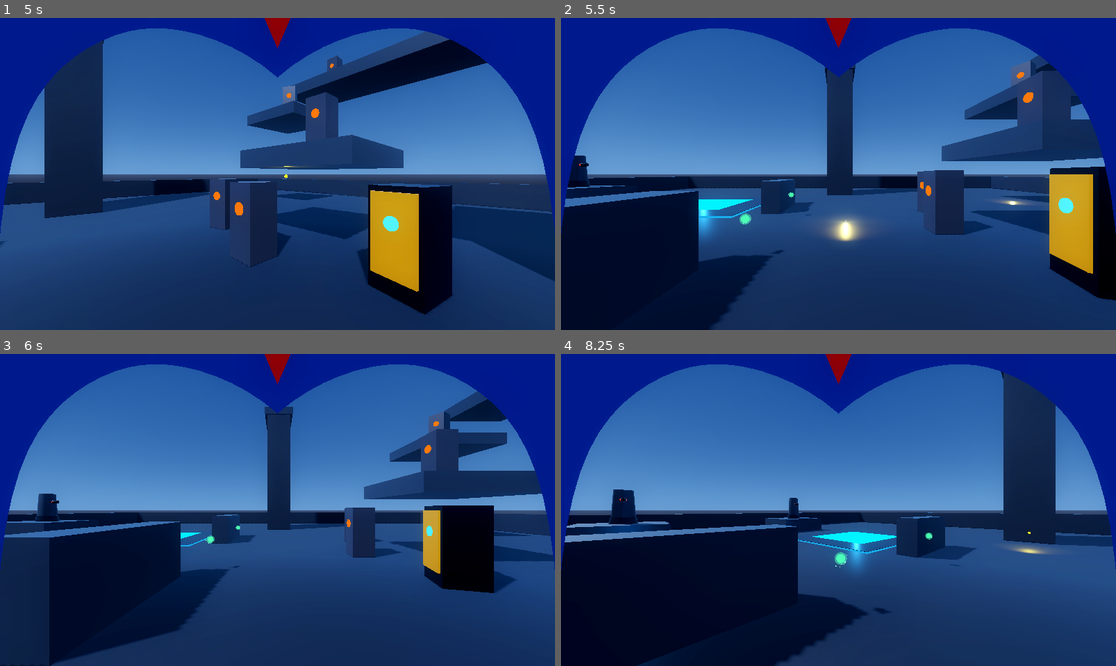
Above: before the commit, frames 1-4 (two rows, left to right).
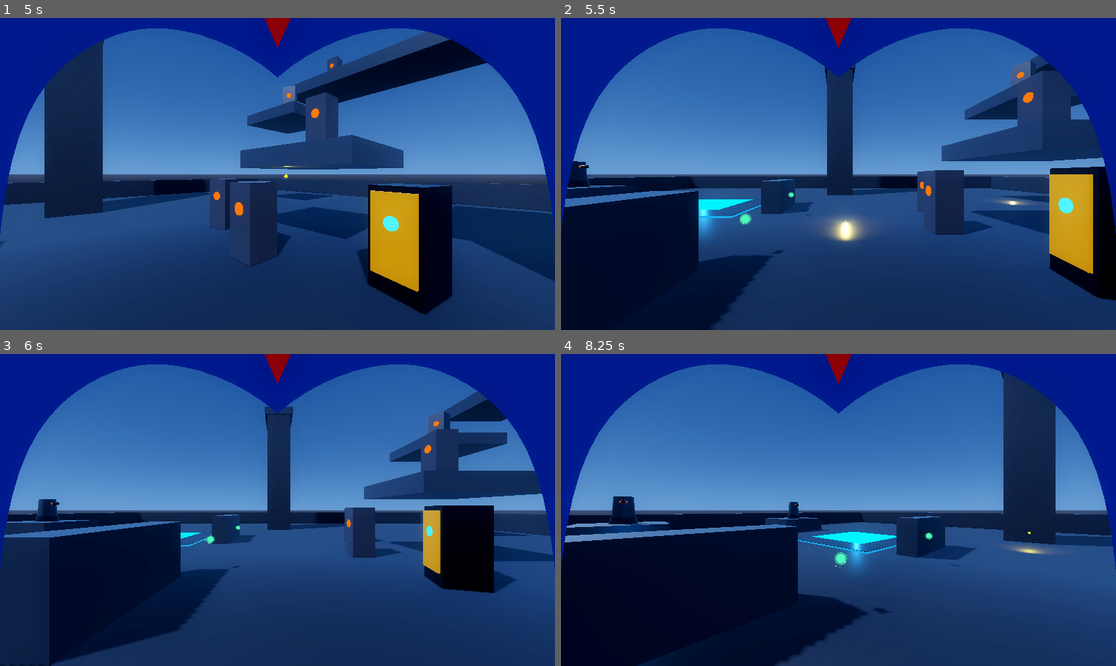
Above: after the commit, the same moments.

Repository: b6-stack/mega-man-x-remade
Game: Godot game, scene res://scenes/test_arena.tscn
The game is run twice, just before and just after one commit, with the same random seed, the same clock (stepped at 60 frames per second) and the same inputs.
Inputs (mouse positions are in pixels of both pictures, inside the frame that each line leads up to):
- Up to frame 1 (5 s): tap Enter (ui_accept) at 0.5, 0.77, 1.07, 3.77, 4.07 s; move the mouse to (399, 158) at 0.52 s; hold D 0.53-1.25 s; hold Space 0.53-1.25 s; click (399, 158) at 0.67 s; drag from (166, 189) to (249, 236) at 1.27 s; move the mouse to (333, 105) at 2.02 s; hold D 2.03-2.75 s; hold Q 2.03-2.75 s; drag from (249, 236) to (111, 127) at 2.77 s; move the mouse to (444, 220) at 3.52 s; hold A 3.53-4.25 s; hold Space 3.53-4.25 s; drag from (111, 127) to (194, 96) at 4.27 s
- Up to frame 2 (5.5 s): move the mouse to (866, 174) at 5.02 s; hold S from 5.03 s (still down); hold Q from 5.03 s (still down); click (866, 174) at 5.17 s
- Up to frame 3 (6 s): release S at 5.75 s; release Q at 5.75 s; drag from (194, 432) to (166, 525) at 5.77 s
- Up to frame 4 (8.25 s): move the mouse to (960, 494) at 6.52 s; hold W 6.53-7.25 s; hold Space 6.53-7.25 s; tap Enter (ui_accept) at 6.77, 7.07 s; drag from (727, 525) to (810, 572) at 7.27 s; move the mouse to (894, 441) at 8.02 s; hold S from 8.03 s (still down); hold Q from 8.03 s (still down)

Frame 1 is identical in both runs. In frame 2, less than 0.1% of the frame differs, in the area x 2-11%, y 44-54%; in frame 3, less than 0.1%; in frame 4, 0.2%, in the area x 9-48%, y 43-57%.

Commit message:
fix(combat): center turret aim pivot at barrel axis to hit chest directly and enforce single-point heal on small pickup

Diff:
--- a/scenes/shooting_target_dummy.tscn
+++ b/scenes/shooting_target_dummy.tscn
@@ -66,19 +66,19 @@
 mesh = SubResource("CylinderMesh_pedestal")
 
 [node name="TurretHead" type="Node3D" parent="."]
-transform = Transform3D(1, 0, 0, 0, 1, 0, 0, 0, 1, 0, 0.35, 0)
+transform = Transform3D(1, 0, 0, 0, 1, 0, 0, 0, 1, 0, 1.1, 0)
 
 [node name="MeshInstance3D" type="MeshInstance3D" parent="TurretHead"]
-transform = Transform3D(1, 0, 0, 0, 1, 0, 0, 0, 1, 0, 0.675, 0)
+transform = Transform3D(1, 0, 0, 0, 1, 0, 0, 0, 1, 0, -0.4, 0)
 mesh = SubResource("CylinderMesh_body")
 
 [node name="CannonEye" type="MeshInstance3D" parent="TurretHead"]
-transform = Transform3D(1, 0, 0, 0, 1, 0, 0, 0, 1, 0, 0.85, -0.32)
+transform = Transform3D(1, 0, 0, 0, 1, 0, 0, 0, 1, 0, 0, -0.32)
 mesh = SubResource("SphereMesh_eye")
 
 [node name="Barrel" type="MeshInstance3D" parent="TurretHead"]
-transform = Transform3D(1, 0, 0, 0, -4.37114e-08, 1, 0, -1, -4.37114e-08, 0, 0.85, -0.48)
+transform = Transform3D(1, 0, 0, 0, -4.37114e-08, 1, 0, -1, -4.37114e-08, 0, 0, -0.48)
 mesh = SubResource("CylinderMesh_barrel")
 
 [node name="Muzzle" type="Marker3D" parent="TurretHead"]
-transform = Transform3D(1, 0, 0, 0, 1, 0, 0, 0, 1, 0, 0.85, -0.72)
+transform = Transform3D(1, 0, 0, 0, 1, 0, 0, 0, 1, 0, 0, -0.72)
--- a/scripts/items/health_pickup.gd
+++ b/scripts/items/health_pickup.gd
@@ -18,7 +18,6 @@
 func _ready() -> void:
 	_base_y = position.y
 	body_entered.connect(_on_body_entered)
-	area_entered.connect(_on_area_entered)
 	_time_passed = randf() * 10.0
 
 func _process(delta: float) -> void:
@@ -41,11 +40,6 @@
 func _on_body_entered(body: Node3D) -> void:
 	_try_pickup(body)
 
-func _on_area_entered(area: Area3D) -> void:
-	_try_pickup(area)
-	if area.get_parent():
-		_try_pickup(area.get_parent())
-
 func _try_pickup(target: Node) -> void:
 	if _is_collected or not is_instance_valid(target):
 		return
@@ -53,17 +47,19 @@
 	var player: VRPlayer = null
 	if target is VRPlayer:
 		player = target
-	elif target.has_method("heal"):
-		player = target as VRPlayer
 	elif target.get_parent() and target.get_parent() is VRPlayer:
 		player = target.get_parent() as VRPlayer
 
-	if player and player.has_method("heal"):
-		if player.heal(heal_amount):
-			_collect()
+	if player and is_instance_valid(player) and player.has_method("heal"):
+		if player.current_health < player.max_health:
+			_is_collected = true
+			var healed = player.heal(heal_amount)
+			if healed:
+				_collect()
+			else:
+				_is_collected = false
 
 func _collect() -> void:
-	_is_collected = true
 	set_deferred("monitoring", false)
 	set_deferred("monitorable", false)
 
--- a/scripts/shooting_target_dummy.gd
+++ b/scripts/shooting_target_dummy.gd
@@ -35,7 +35,6 @@
 func set_triggered(active: bool) -> void:
 	is_triggered = active
 	if active:
-		# Rapid first shot when entering the square
 		_fire_timer = 0.35
 
 func _process(delta: float) -> void:
@@ -53,13 +52,14 @@
 	if not is_triggered:
 		return
 
-	# Aim turret head directly at the player
+	# Aim turret head directly at the player's chest center
 	var player_node := _get_player_node()
 	if player_node and turret_head:
 		var target_aim_pos := player_node.global_position
-		# If targeting VRPlayer root, offset to chest height
-		if player_node is VRPlayer or player_node.name == "VRPlayer":
-			target_aim_pos.y += 1.2
+		if player_node.name == "XRCamera3D" or player_node is Camera3D:
+			target_aim_pos.y -= 0.35 # Chest height (35cm below headset)
+		elif player_node is VRPlayer or player_node.name == "VRPlayer":
+			target_aim_pos.y += 1.05 # Chest height (1.05m above feet)
 
 		var to_target := target_aim_pos - turret_head.global_position
 		if to_target.length_squared() > 0.01:
@@ -68,7 +68,7 @@
 	# Firing timer
 	_fire_timer -= delta
 	if _fire_timer <= 0.30 and _fire_timer > 0.0:
-		# Muzzle charge pre-flash
+		# Muzzle charge pre-flash alert
 		if cannon_eye and cannon_eye.material_override is StandardMaterial3D:
 			cannon_eye.material_override.emission_energy_multiplier = 14.0
 
